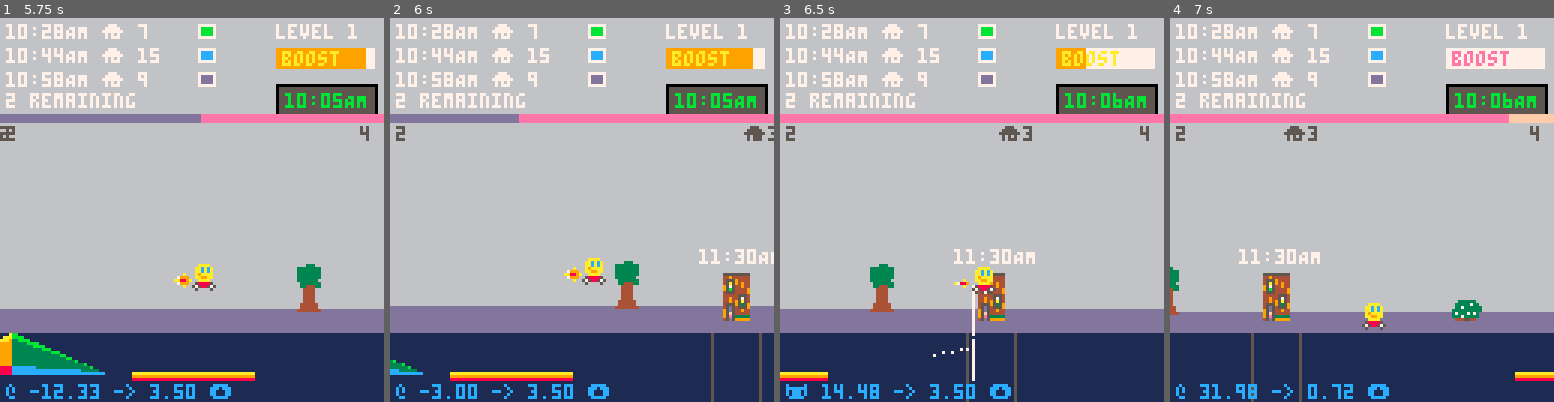
Above: before the commit, frames 1-4 (left to right).
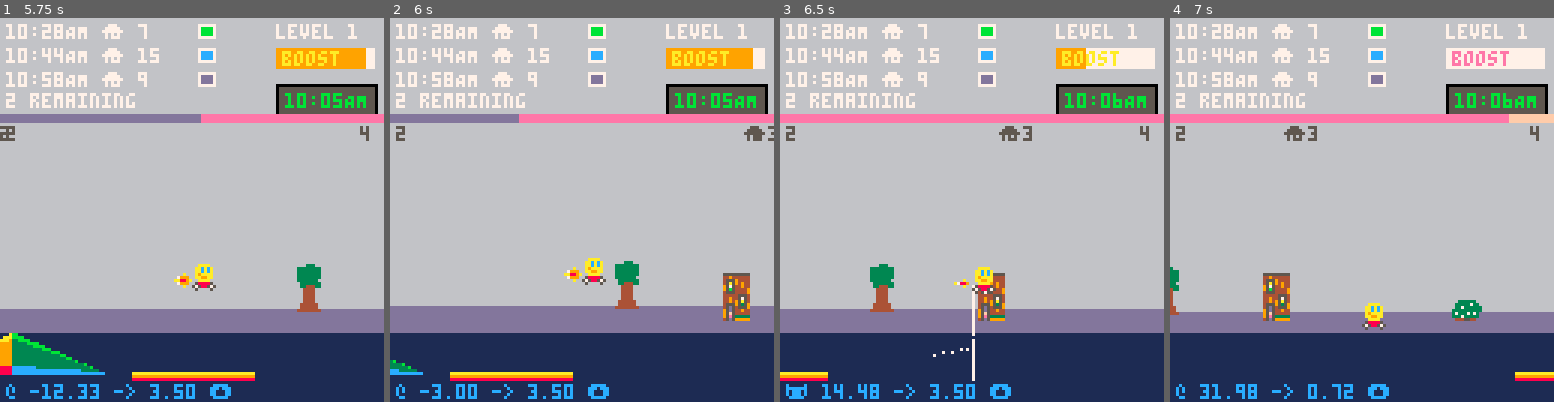
Above: after the commit, the same moments.

Repository: broquaint/pico8-carts
Game: PICO-8 cartridge racer.p8
The game is run twice, just before and just after one commit, with the same random seed, the same clock (stepped at 60 frames per second) and the same inputs.
Inputs:
- Up to frame 1 (5.75 s): tap X (X key) at 0.33, 0.7, 1.43, 2.58, 3.1, 3.62, 4.13, 4.65, 5.17, 5.68 s; tap O (Z key) at 1.07, 1.8, 2.43, 3.07, 3.7, 4.33, 4.97, 5.6 s; hold Right 2.33-3.33 s; hold Right 3.38-4.22 s; hold Up 4.27-4.67 s; hold Right 4.72-5.72 s
- Up to frame 2 (6 s): hold Down from 5.77 s (still down)
- Up to frame 3 (6.5 s): release Down at 6.1 s; hold Left from 6.15 s (still down); tap X (X key) at 6.2 s; tap O (Z key) at 6.23 s
- Up to frame 4 (7 s): tap X (X key) at 6.72 s; tap O (Z key) at 6.87 s; release Left at 6.98 s

Frame 1 is identical in both runs. In frame 2, 0.6% of the frame differs, in the area x 80-100%, y 60-100%; in frame 3, 0.6%; in frame 4, 0.6%, in the area x 17-40%, y 60-100%.

Commit message:
Only show the top 3 deliveries
So there isn't the temptation to deliver to every house.

Diff:
--- a/racer.p8
+++ b/racer.p8
@@ -734,6 +734,7 @@
    end
 
    local delivering = false
+   local del_offset = 0
    for del in all(level.deliveries) do
       local cx0 = car.x
       local cx1 = car.x+8
@@ -741,43 +742,46 @@
       local dx0 = del.x
       local dx1 = dx0+del.width
 
-      if not del.delivered and ((cx1 > dx0 and cx1 < dx1) or (cx0 < dx1 and cx0 > dx0)) then
-         delivering = true
-         if car.del_start == 0 then
-            car.del_start = level.t
-            local del_count = count(level.deliveries, function(d) return d.delivered end) + 1
-            local del_sfx = 14
-            if del_count == #level.deliveries then
-               del_sfx = 13
-               music(-1, 200)
+      if not del.delivered then
+         if del_offset < 3 and ((cx1 > dx0 and cx1 < dx1) or (cx0 < dx1 and cx0 > dx0)) then
+            delivering = true
+            if car.del_start == 0 then
+               car.del_start = level.t
+               local del_count = count(level.deliveries, function(d) return d.delivered end) + 1
+               local del_sfx = 14
+               if del_count == #level.deliveries then
+                  del_sfx = 13
+                  music(-1, 200)
+               end
+               sfx(del_sfx, 2)
             end
-            sfx(del_sfx, 2)
-         end
-         -- Don't prompt on the first delivery.
-         if any(level.deliveries, function(d) return d.delivered end) then
-            if btn(b_x) and level.prompt_for_help then
-               level.prompt_for_help = false
-               level.will_help = true
-               local new_del = make_delivery(level.deliveries)
-               new_del.for_robots = true
-               new_del.section.for_robots = true
-               add_delivery(level.deliveries, new_del)
-            elseif btnp(b_z) then
-               level.prompt_for_help = false
-               level.will_help = false
+            -- Don't prompt on the first delivery.
+            if any(level.deliveries, function(d) return d.delivered end) then
+               if btn(b_x) and level.prompt_for_help then
+                  level.prompt_for_help = false
+                  level.will_help = true
+                  local new_del = make_delivery(level.deliveries)
+                  new_del.for_robots = true
+                  new_del.section.for_robots = true
+                  add_delivery(level.deliveries, new_del)
+               elseif btnp(b_z) then
+                  level.prompt_for_help = false
+                  level.will_help = false
+               end
+            end
+            if level.t - car.del_start > g_del_time then
+               del.delivered = true
+               del.done_at = level.t
+               car.del_start = 0
+               local del_count = count(level.deliveries, function(d) return d.delivered end)
+               if #level.deliveries == del_count then
+                  level.complete_at = level.t
+                  game_state = game_state_level_done
+               end
+               return
             end
          end
-         if level.t - car.del_start > g_del_time then
-            del.delivered = true
-            del.done_at = level.t
-            car.del_start = 0
-            local del_count = count(level.deliveries, function(d) return d.delivered end)
-            if #level.deliveries == del_count then
-               level.complete_at = level.t
-               game_state = game_state_level_done
-            end
-            return
-         end
+         del_offset += 1
       end
    end
 
@@ -901,15 +905,16 @@
 
    palt()
 
+   local del_offset = 0
    for d in all(level.deliveries) do
       local del_x = wrapped_x(d)
       if should_draw(del_x, d.width) then
          render_sprite(d.location.spr, del_x, d.y)
-         if not d.delivered then
+         if not d.delivered and del_offset < 3 then
             print(clock_time(d.due), del_x - 4, d.y - 8, white)
             local dw = del_x + d.width
             if car.del_start > 0 and not in_air() then
-               local perc = 22 * ((t() - car.del_start) / g_del_time)
+               local perc = 22 * ((level.t - car.del_start) / g_del_time)
                local dy1 = 127 - perc
 
                rectfill(del_x,     105, dw,     dy1, white)
@@ -927,6 +932,7 @@
             end
          end
       end
+      if(not d.delivered) del_offset += 1
    end
 
    for r in all(ramps) do
